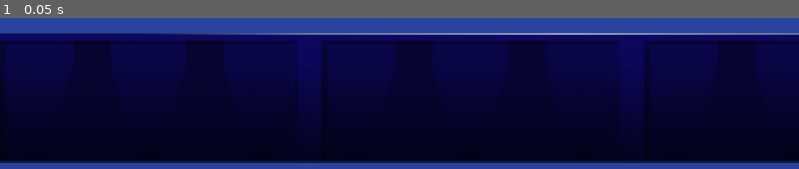
Above: before the commit, frame 1.
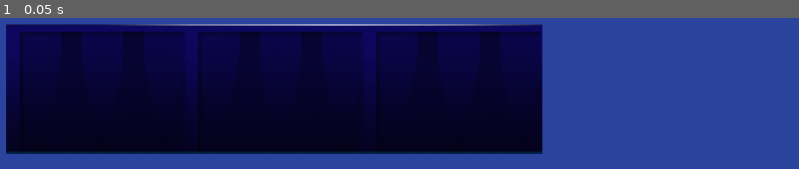
Above: after the commit, the same moment.

Repository: uap7/Joc-Final
Game: Godot game, scene res://prova terra.tscn
Same seed, same stepped clock (60 frames per second), same inputs: the game is played once before the commit and once after it. This scene is started directly instead of the project's main scene.
Inputs:
- Up to frame 1 (0.05 s): no input

The runs differ from the first frame. In frame 1, 41% of the frame differs, in the area x 0-100%, y 3-97%.

Commit message:
colison terra

Diff:
--- a/prova terra.tscn
+++ b/prova terra.tscn
@@ -3,15 +3,14 @@
 [ext_resource type="Texture2D" uid="uid://cy522hmtrnjv" path="res://Captura de pantalla 2024-04-30 094907.png" id="1_8vmfb"]
 
 [sub_resource type="RectangleShape2D" id="RectangleShape2D_7elw0"]
-size = Vector2(1400, 189)
+size = Vector2(770, 176)
 
 [node name="StaticBody2D" type="StaticBody2D"]
 
 [node name="CapturaDePantalla2024-04-30094907" type="Sprite2D" parent="."]
-position = Vector2(663.25, 532)
-scale = Vector2(1.80789, 1)
+position = Vector2(396, 519)
 texture = ExtResource("1_8vmfb")
 
 [node name="CollisionShape2D" type="CollisionShape2D" parent="."]
-position = Vector2(664, 533.5)
+position = Vector2(394, 517)
 shape = SubResource("RectangleShape2D_7elw0")
Not shown: 1 places in Escenes/character_body_2d.tscn that only renumber resources
